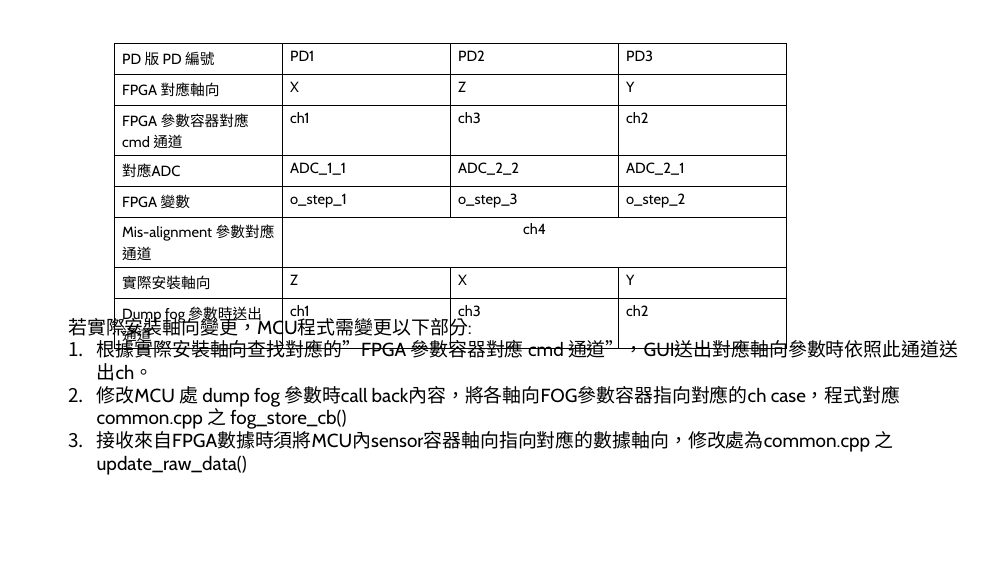
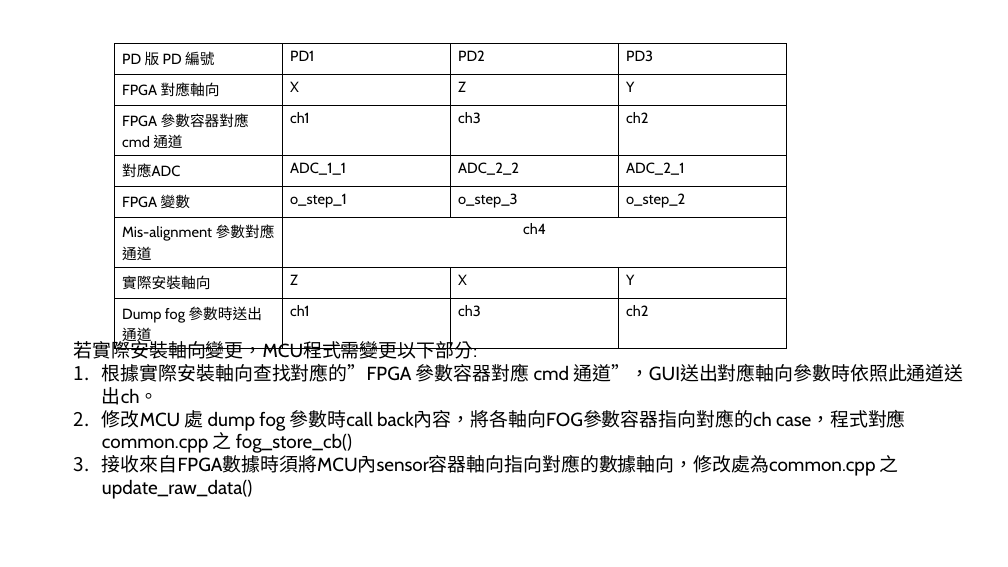
Before and after one commit to adamShiau/adamShiau_Arduino, a slide deck: slide 2 of IRIS1_MCU_V1.6/軸向說明.pptx. Drawn at 1008x567 pixels with LibreOffice and Linux fonts; fonts in the diff are those of the drawing. Boxes give left, top, right and bottom in pixels: in the first picture for what was removed or moved away, otherwise in the second. Text is boxed around its words. In the diff, an @@ line names an element or a change of style, - is before the commit and + after.

```diff
--- a/IRIS1_MCU_V1.6/軸向說明.pptx
+++ b/IRIS1_MCU_V1.6/軸向說明.pptx
@@ text "若實際安裝軸向變更，MCU程式需變更以下部分:": place and size @@
-text "若實際安裝軸向變更，MCU程式需變更以下部分:" at [68, 314, 958, 475]
+text "若實際安裝軸向變更，MCU程式需變更以下部分:" at [74, 338, 963, 499]
```
